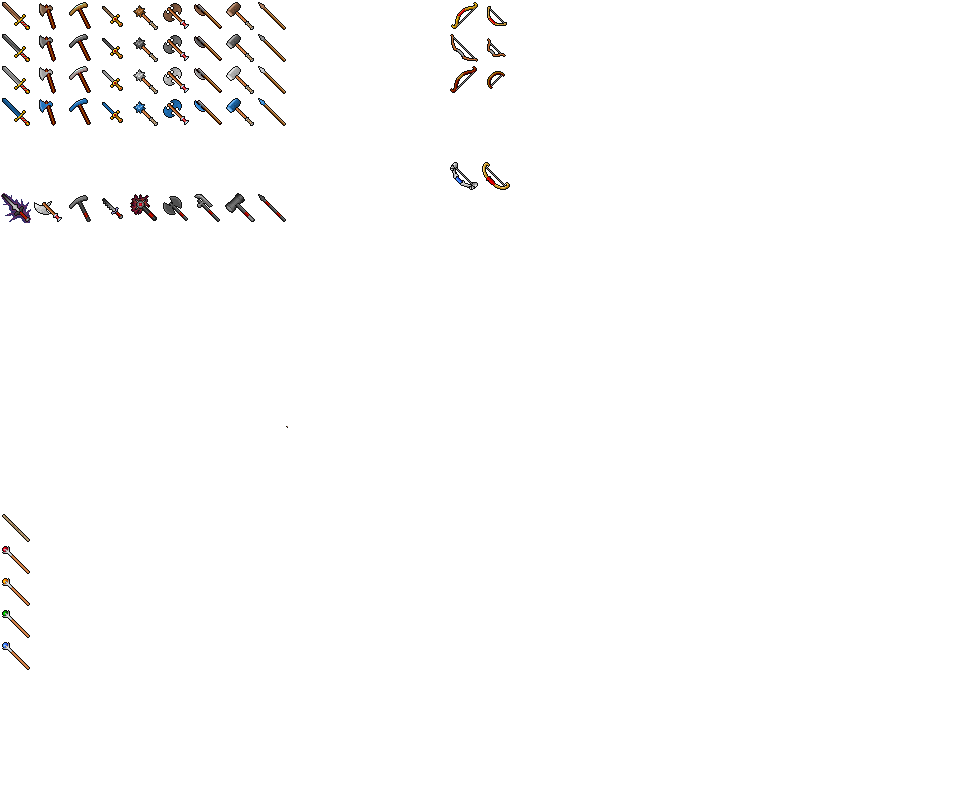
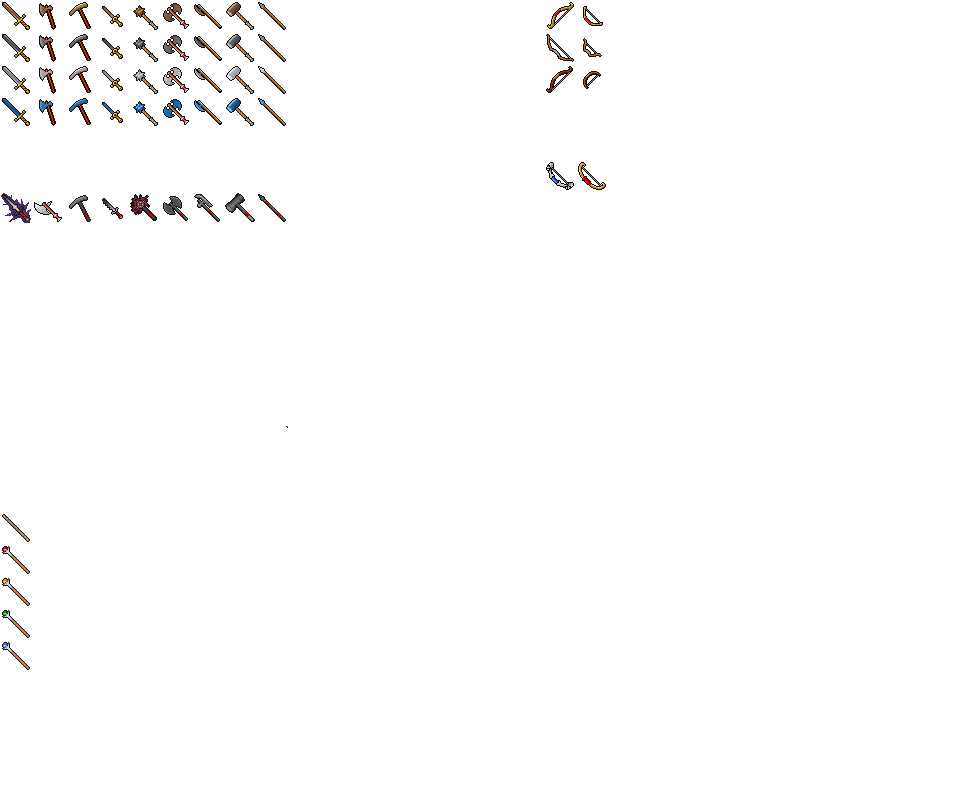
Layer changes from the first 960 × 800 image to the second:
moved "Background" above "xxx #1", painted on it over [450, 2, 606, 190]
renamed "Floated Layer" to "xxx #1", hid it, painted on it over [450, 2, 606, 190]
